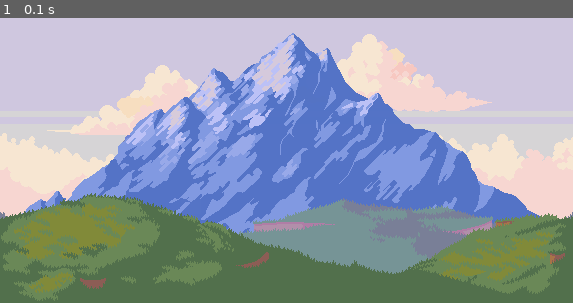
Above: before the commit, frame 1.
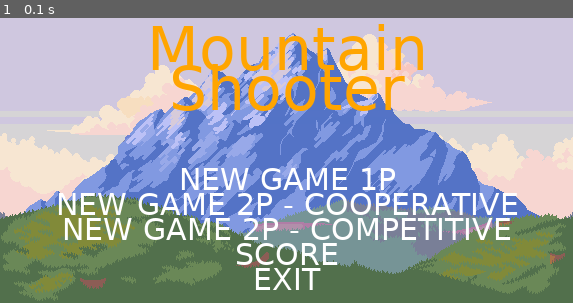
Above: after the commit, the same moment.

Repository: Patrick-silva003/Pygame-pratica
Game: pygame game, started from main.py
Two runs of this game, one before a commit and one after it. Both use one fixed random seed, a clock stepped at 60 frames per second and the inputs below.
Inputs:
- Up to frame 1 (0.1 s): no input

The runs differ from the first frame. In frame 1, 11% of the frame differs, in the area x 10-91%, y 2-96%.

Commit message:
Adição do texto do menu inicial

Diff:
--- a/code/Game.py
+++ b/code/Game.py
@@ -1,12 +1,12 @@
 from code.Menu import Menu
-from code.const import WIN_WINDTH, WIN_HEIGHT
+from code.const import WIN_WIDTH, WIN_HEIGHT
 import pygame
 
 
 class Game:
     def __init__(self):
         pygame.init()
-        self.window = pygame.display.set_mode(size=(WIN_WINDTH, WIN_HEIGHT))
+        self.window = pygame.display.set_mode(size=(WIN_WIDTH, WIN_HEIGHT))
 
 
     def run(self):
--- a/code/Menu.py
+++ b/code/Menu.py
@@ -1,4 +1,9 @@
+from tkinter.font import Font
 import pygame
+
+from code.const import C_ORANGE, C_WHITE
+from code.const import WIN_HEIGHT, WIN_WIDTH
+from code.const import MENU_OPTION
 
 class Menu:
     def __init__(self, window):
@@ -15,6 +20,12 @@
 
         while True:
             self.window.blit(source=self.surf, dest=self.rect)
+
+            self.menu_text(60, 'Mountain', C_ORANGE, ((WIN_WIDTH / 2), 70))
+            self.menu_text(60, 'Shooter', C_ORANGE, ((WIN_WIDTH / 2), 110))
+            for i in range(len(MENU_OPTION)):
+                self.menu_text(30, MENU_OPTION[i], C_WHITE, ((WIN_WIDTH / 2), 200 + 25 * i) )
+
             pygame.display.flip()
 
             for event in pygame.event.get():
@@ -23,3 +34,12 @@
                     quit()
 
             pass
+
+
+
+
+    def menu_text(self, text_size: int, text: str, text_color: tuple, text_center_pos: tuple):
+        text_font: Font = pygame.font.SysFont(name="Lucida Sans Typewriter", size=text_size)
+        text_surf: pygame.Surface = text_font.render(text, True, text_color).convert_alpha()
+        text_rect: pygame.Rect = text_surf.get_rect(center=text_center_pos)
+        self.window.blit(source=text_surf, dest=text_rect)
--- a/code/const.py
+++ b/code/const.py
@@ -1,2 +1,13 @@
-WIN_WINDTH = 573
+C_WHITE = (255, 255, 255)
+C_ORANGE = (255, 165, 0)
+
+MENU_OPTION = (
+    'NEW GAME 1P',
+    'NEW GAME 2P - COOPERATIVE',
+    'NEW GAME 2P - COMPETITIVE',
+    'SCORE',
+    'EXIT'
+)
+
+WIN_WIDTH = 573
 WIN_HEIGHT = 324
